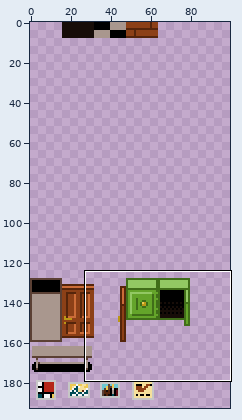
One commit to this sprite sheet: res/tiles.png. Above: a wide view before the commit, with the close-up outlined.
Close-up. Old version:
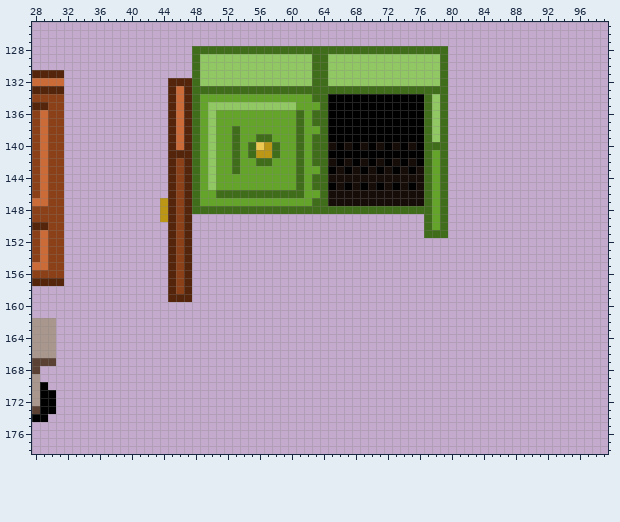
The file is 256x256 pixels. Shown: x 28..99, y 125..178. The wide view leaves out empty margins. The commit also changed other parts of the picture, which this record leaves out.
Once edited:
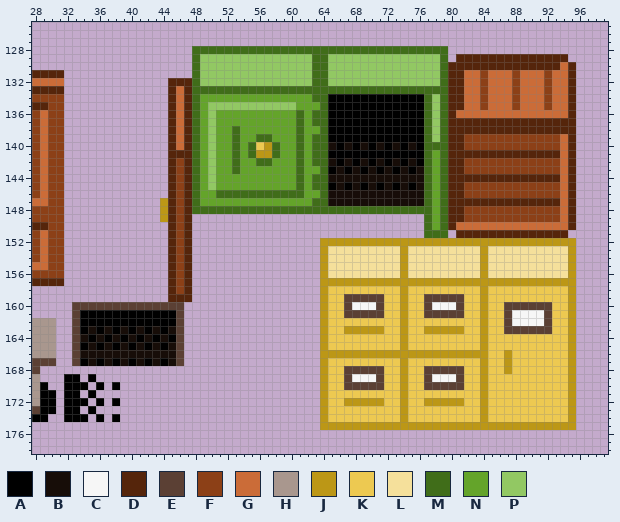
Palette (. is transparent): A #000000  B #170d08  C #f6f6f6  D #55250b  E #5b4034  F #8c4017  G #cb6c38  H #a9978e  J #bc9716  K #edc951  L #f5e09b  M #406d19  N #64a42a  P #92c863
Change:
Changed rows in their new state; - is an unchanged pixel.
first column x 32:
129 -------------------------------------------------DDDDDDDDDDDDDD-
130 ------------------------------------------------DDDDDDDDDDDDDDGD
131 ------------------------------------------------DDGGFGGGFGGGFGGD
132 ------------------------------------------------DDGGFGGGFGGGFGGD
133 ------------------------------------------------DDGGFGGGFGGGFGGD
134 ------------------------------------------------DDGGFGGGFGGGFGGD
135 ------------------------------------------------DDGGFGGGFGGGFGGD
136 ------------------------------------------------DGGGGGGGGGGGGGGD
137 ------------------------------------------------DDDDDDDDDDDDDDDD
138 ------------------------------------------------DDDDDDDDDDDDDDDD
139 ------------------------------------------------DDFFFFFFFFFFFFGD
140 ------------------------------------------------DDFFFFFFFFFFFFGD
141 ------------------------------------------------DDDDDDDDDDDDDDGD
142 ------------------------------------------------DDFFFFFFFFFFFFGD
143 ------------------------------------------------DDFFFFFFFFFFFFGD
144 ------------------------------------------------DDDDDDDDDDDDDDGD
145 ------------------------------------------------DDFFFFFFFFFFFFGD
146 ------------------------------------------------DDFFFFFFFFFFFFGD
147 ------------------------------------------------DDDDDDDDDDDDDDGD
148 ------------------------------------------------DDFFFFFFFFFFFFGD
149 ------------------------------------------------DDFFFFFFFFFFFFGD
150 ------------------------------------------------DGGGGGGGGGGGGGGD
151 -------------------------------------------------DDDDDDDDDDDDDD-
152 --------------------------------JJJJJJJJJJJJJJJJJJJJJJJJJJJJJJJJ
153 --------------------------------JLLLLLLLLLJLLLLLLLLLJLLLLLLLLLLJ
154 --------------------------------JLLLLLLLLLJLLLLLLLLLJLLLLLLLLLLJ
155 --------------------------------JLLLLLLLLLJLLLLLLLLLJLLLLLLLLLLJ
156 --------------------------------JLLLLLLLLLJLLLLLLLLLJLLLLLLLLLLJ
157 --------------------------------JJJJJJJJJJJJJJJJJJJJJJJJJJJJJJJJ
158 --------------------------------JKKKKKKKKKJKKKKKKKKKJKKKKKKKKKKJ
159 --------------------------------JKKEEEEEKKJKKEEEEEKKJKKKKKKKKKKJ
160 -EEEEEEEEEEEEEE-----------------JKKECCCEKKJKKECCCEKKJKKEEEEEEKKJ
161 -EAAAAAAAAAAAAE-----------------JKKEEEEEKKJKKEEEEEKKJKKECCCCEKKJ
162 -EAAAAAAAAAAAAE-----------------JKKKKKKKKKJKKKKKKKKKJKKECCCCEKKJ
163 -EABABABABABABE-----------------JKKJJJJJKKJKKJJJJJKKJKKEEEEEEKKJ
164 -EBABABABABABAE-----------------JKKKKKKKKKJKKKKKKKKKJKKKKKKKKKKJ
165 -EABABABABABABE-----------------JKKKKKKKKKJKKKKKKKKKJKKKKKKKKKKJ
166 -EBBBBBBBBBBBBE-----------------JJJJJJJJJJJJJJJJJJJJJKKJKKKKKKKJ
167 -EABABABABABABE-----------------JKKKKKKKKKJKKKKKKKKKJKKJKKKKKKKJ
168 --------------------------------JKKEEEEEKKJKKEEEEEKKJKKJKKKKKKKJ
169 AA-A----------------------------JKKECCCEKKJKKECCCEKKJKKKKKKKKKKJ
170 AAA-A-A-------------------------JKKEEEEEKKJKKEEEEEKKJKKKKKKKKKKJ
171 AA-A----------------------------JKKKKKKKKKJKKKKKKKKKJKKKKKKKKKKJ
172 AAA-A-A-------------------------JKKJJJJJKKJKKJJJJJKKJKKKKKKKKKKJ
173 AA-A----------------------------JKKKKKKKKKJKKKKKKKKKJKKKKKKKKKKJ
174 AAA-A-A-------------------------JKKKKKKKKKJKKKKKKKKKJKKKKKKKKKKJ
175 --------------------------------JJJJJJJJJJJJJJJJJJJJJJJJJJJJJJJJ
Boxes around the changes in both close-ups, in picture pixels (x1, y1, x2, y2):
added: (320, 54, 576, 430)
added: (64, 302, 184, 422)
